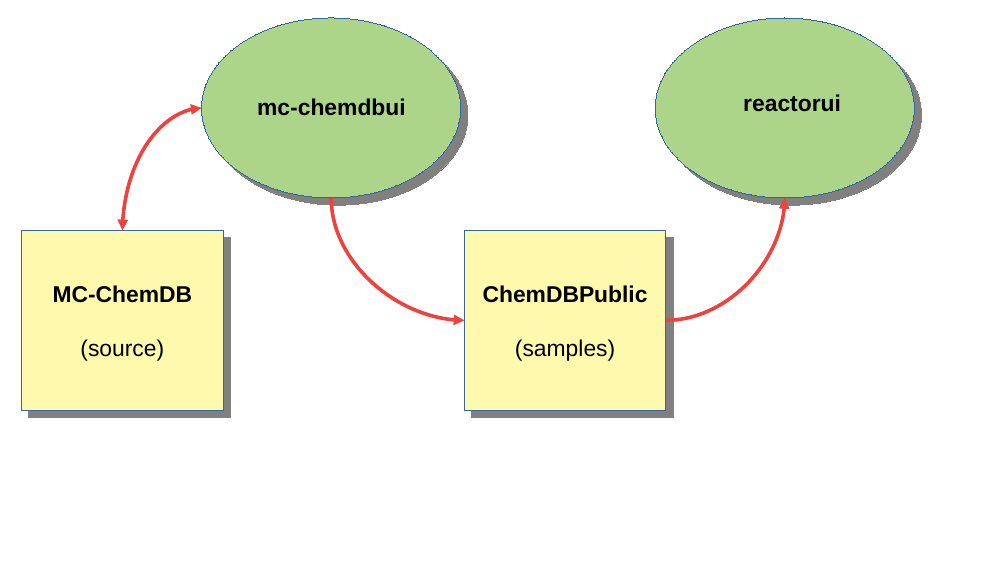
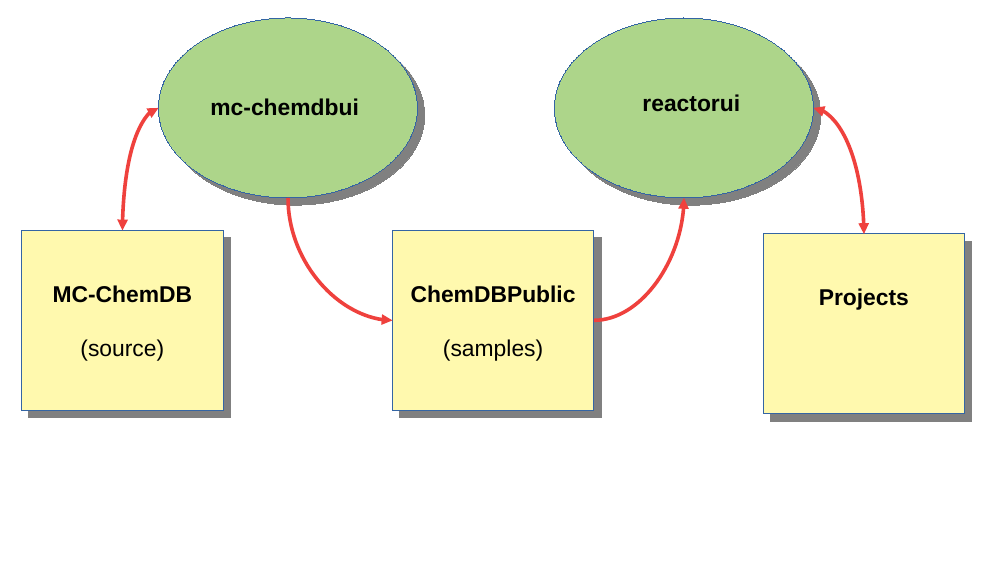
Before and after one commit to ppernot/MC-ChemDBUI, a slide deck: slide 1 of docs/figs/principle.odp. Drawn at 1008x567 pixels with LibreOffice and Linux fonts; fonts in the diff are those of the drawing. Boxes give left, top, right and bottom in pixels: in the first picture for what was removed or moved away, otherwise in the second. Text is boxed around its words. In the diff, an @@ line names an element or a change of style, - is before the commit and + after.

```diff
--- a/docs/figs/principle.odp
+++ b/docs/figs/principle.odp
@@ ellipse: place and size @@
-ellipse at bbox=[201, 18, 460, 198]
+ellipse at bbox=[158, 18, 417, 198]
@@ ellipse: place and size @@
-ellipse at bbox=[656, 18, 915, 198]
+ellipse at bbox=[554, 18, 813, 198]
@@ text "mc-chemdbui": place and size @@
-text "mc-chemdbui" at bbox=[257, 98, 405, 116]
+text "mc-chemdbui" at bbox=[210, 98, 358, 116]
@@ text "reactorui": place and size @@
-text "reactorui" at bbox=[743, 94, 841, 112]
+text "reactorui" at bbox=[642, 94, 740, 112]
@@ curved double arrow moved from (123, 231) - (202, 108) to (123, 231) - (158, 108) @@
@@ curved double arrow added from (814, 108) to (864, 234), #EF413D 2.83 pt @@
@@ curved arrow moved from (331, 198) - (465, 320) to (288, 198) - (392, 320) @@
@@ curved arrow moved from (666, 320) - (785, 198) to (595, 320) - (684, 198) @@
@@ rectangle "ChemDBPublic": place and size @@
-rectangle "ChemDBPublic" at bbox=[465, 231, 666, 411]
+rectangle "ChemDBPublic" at bbox=[392, 231, 594, 411]
@@ rectangle added at bbox=[764, 234, 965, 414], fill #FFF9AE, outline #3465A4 0 pt, 18 pt, text #000000, bold @@
+Projects
```
Also in this commit, not shown: 15 other files.
